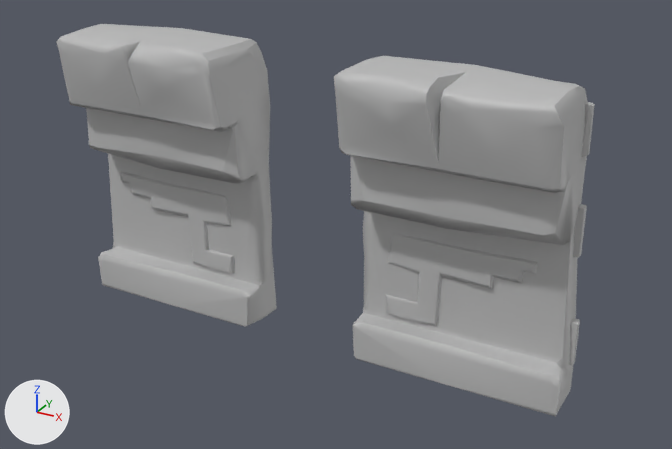
The FBX model Assets/Models/Doors/GiantDooranim.fbx as it was, and as the next commit left it.
The view is the same before and after, from a 50 mm camera at (0.0526, -0.0846, 0.0608) aimed at (0.0041, 0.0036, 0.0167). The lights are fixed; the arrows at lower left show +X, +Y and +Z. Both versions are drawn at frame 499 of the action 'Take 001'; the numbers are the values there.
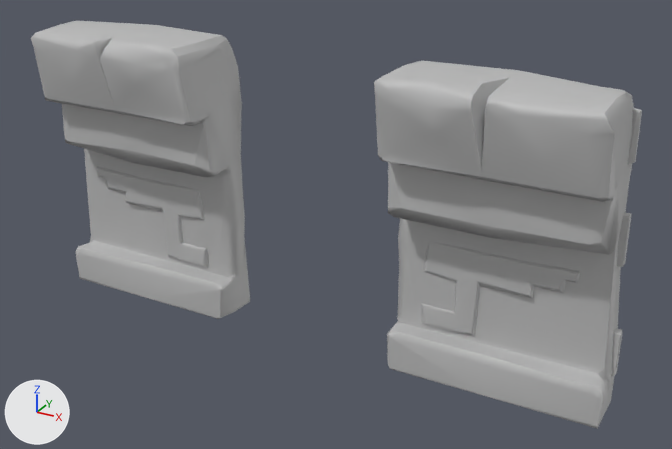
Location of each change, (x1, y1, x2, y2) in pixels of the pictures (672 x 449 px):
```json
{"object": "polySurface1", "change": "moved", "before": [334, 56, 595, 416], "after": [374, 61, 642, 429]}
{"object": "polySurface6", "change": "moved", "before": [56, 24, 277, 327], "after": [31, 21, 250, 319]}
```

Scene script edits in JSON lines:
```json
{"op": "set", "path": "ob_polysurface1.location", "old": "(0.0198, 0.0025, 0.0188)", "new": "(0.0244, 0.0025, 0.0188)"}
{"op": "set", "path": "ob_polysurface6.location", "old": "(-0.02, 0.0025, 0.0188)", "new": "(-0.0242, 0.0025, 0.0188)"}
```
